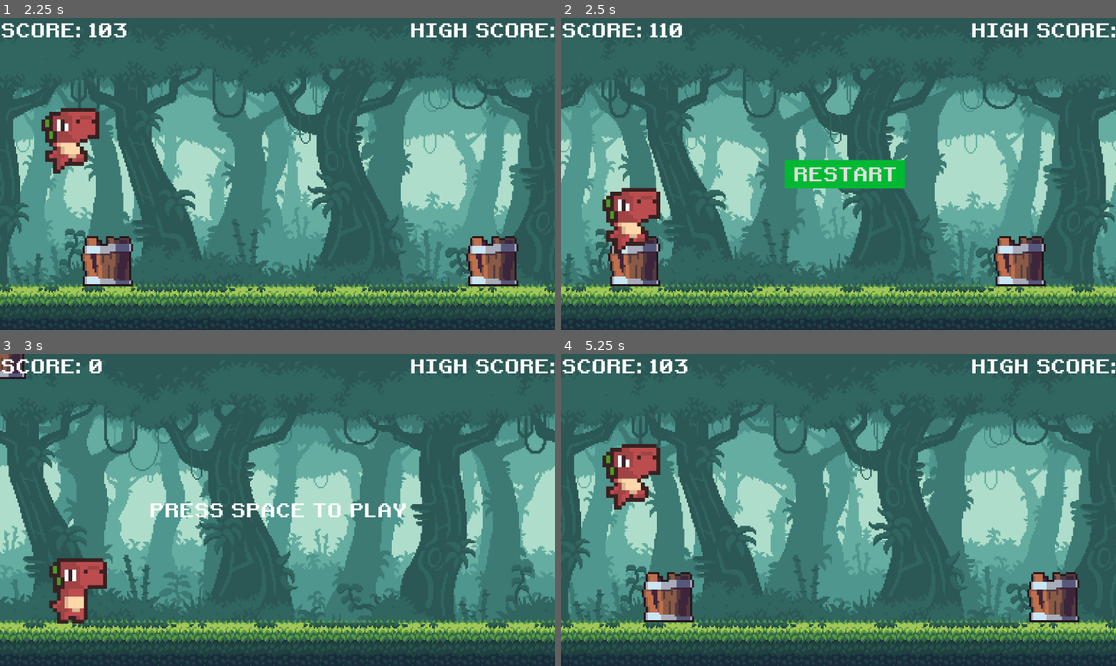
Above: before the commit, frames 1-4 (two rows, left to right).
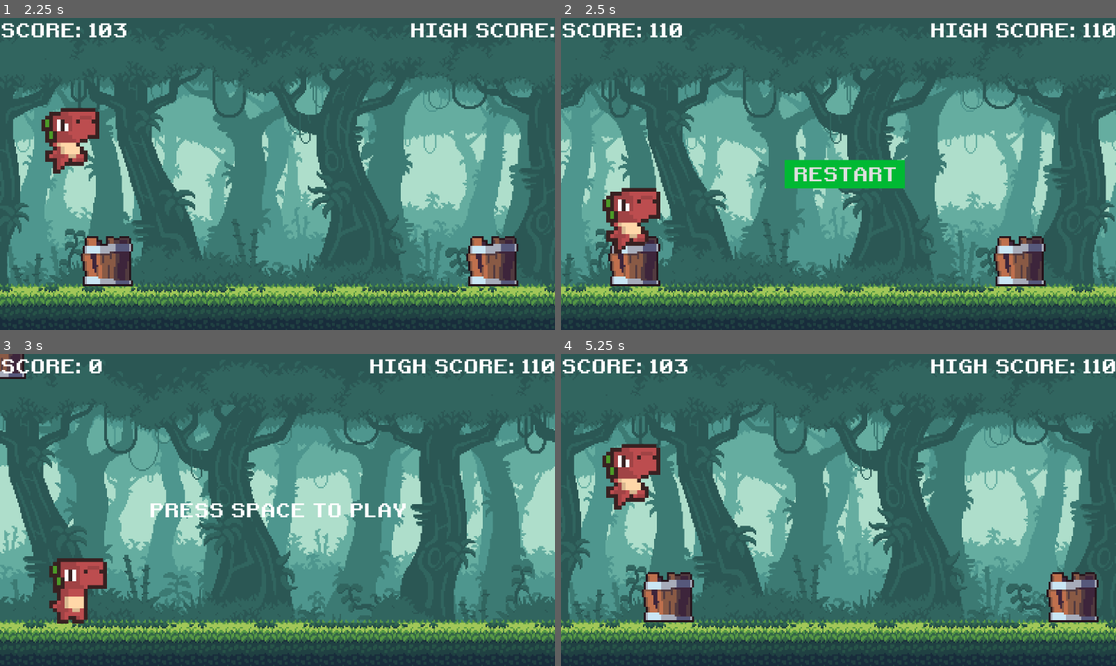
Above: after the commit, the same moments.

Repository: Loganiscool-design/Rise-of-the-Rex
Game: Godot game, scene res://scenes/main.tscn
Two runs of this game, one before a commit and one after it. Both use one fixed random seed, a clock stepped at 60 frames per second and the inputs below.
Inputs:
- Up to frame 1 (2.25 s): tap Space at 0.5 s; tap Enter (ui_accept) at 0.77, 1.52 s; hold Down (ui_down) from 2.03 s (still down)
- Up to frame 2 (2.5 s): keep holding Down (ui_down)
- Up to frame 3 (3 s): release Down (ui_down) at 2.75 s; click "RESTART" at 2.75 s
- Up to frame 4 (5.25 s): tap Space at 3.5 s; tap Enter (ui_accept) at 3.77, 4.52 s; hold Down (ui_down) from 5.03 s (still down)

Frame 1 is identical in both runs. In frame 2, 1.0% of the frame differs, in the area x 66-100%, y 1-7%; in frame 3, 1.0%; in frame 4, 2.8%, in the area x 66-100%, y 1-86%.

Commit message:
FINISHED
DONE

Diff:
--- a/rise-of-the-rex/scenes/main.gd
+++ b/rise-of-the-rex/scenes/main.gd
@@ -20,6 +20,7 @@
 const MAX_DIFFICULTY : int = 2
 var score : int
 const SCORE_MODIFIER : int = 10
+var high_score : int
 var speed : float
 const START_SPEED : float = 10.0
 const MAX_SPEED : int = 25
@@ -43,6 +44,12 @@
 	game_running = false
 	get_tree().paused = false
 	difficulty = 0
+
+
+	for obs in obstacles:
+		obs.queue_free()
+	obstacles.clear()
+
 
 
 	$Dino.position = DINO_START_POS
@@ -131,12 +138,19 @@
 func show_score():
 	$HUD.get_node("ScoreLabel").text = "SCORE: " + str(score / SCORE_MODIFIER)
 
+func check_high_score():
+	if score > high_score:
+		high_score = score
+		$HUD.get_node("HighScoreLabel").text = "HIGH SCORE: " + str(high_score / SCORE_MODIFIER)
+
+
 func adjust_difficulty():
 	difficulty = score / SPEED_MODIFIER
 	if difficulty > MAX_DIFFICULTY:
 		difficulty = MAX_DIFFICULTY
 
 func game_over():
+	check_high_score()
 	get_tree().paused = true
 	game_running = false
 	$GameOver.show()
Not shown, added: rise-of-the-rex/Rise_of_the_Rex.zip
